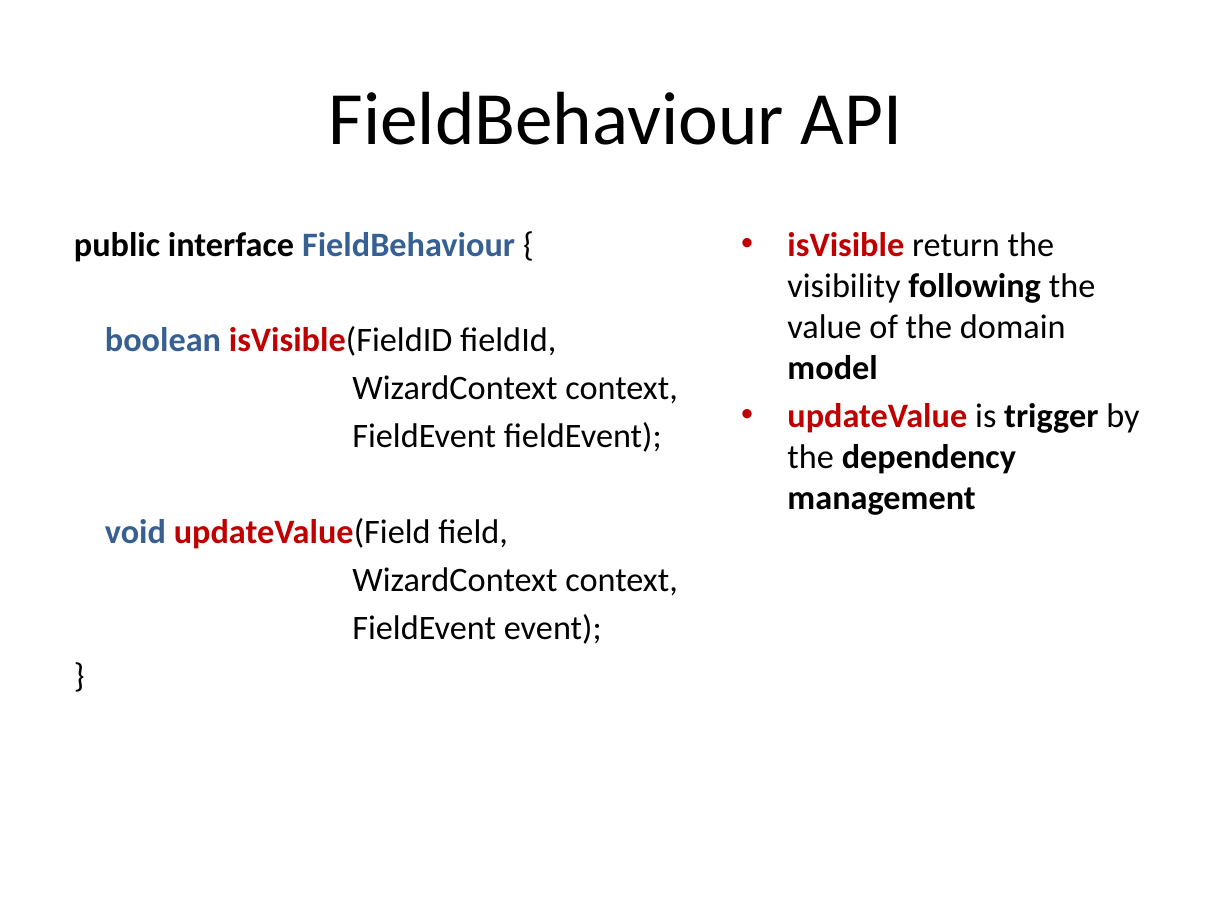
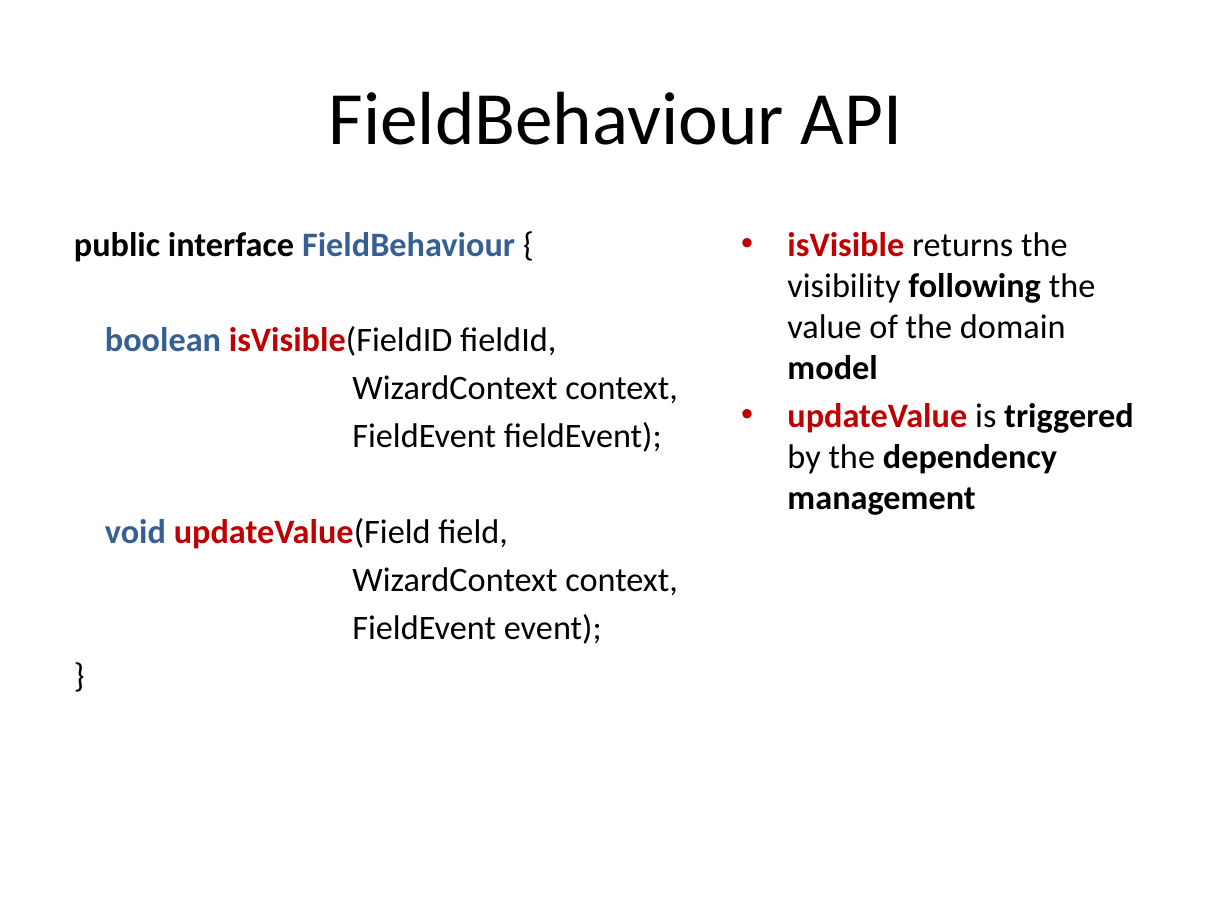
Before and after one commit to lesfurets/mdl4ui, a slide deck: slide 42 of mdl4ui-docs/mdl4ui_cg2013.pptx (slide 41 before the commit). Drawn at 1232x924 pixels with LibreOffice and Linux fonts; fonts in the diff are those of the drawing. Boxes give left, top, right and bottom in pixels: in the first picture for what was removed or moved away, otherwise in the second. Text is boxed around its words. In the diff, an @@ line names an element or a change of style, - is before the commit and + after.

Commit message:
fixed a few typo
added chapters

```diff
--- a/mdl4ui-docs/mdl4ui_cg2013.pptx
+++ b/mdl4ui-docs/mdl4ui_cg2013.pptx
@@ text at (x1=787, y1=232, x2=1133, y2=515): text changed @@
-• isVisible return the visibility following the value of the domain model
-• updateValue is trigger by the dependency management
+• isVisible returns the visibility following the value of the domain model
+• updateValue is triggered by the dependency management
```
Also in this commit, not shown: 14 other slides changed, 7 slides added, 1 slide removed.
